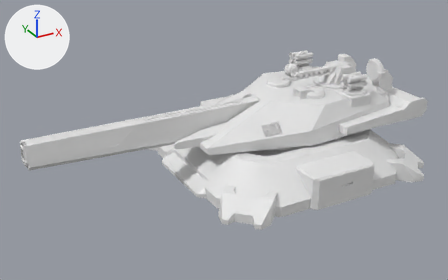
The Blender file src/SSR.Combat.UnityAsset/Assets/SSR/Mesh/t1电磁炮-1.blend: old version first, new version second.
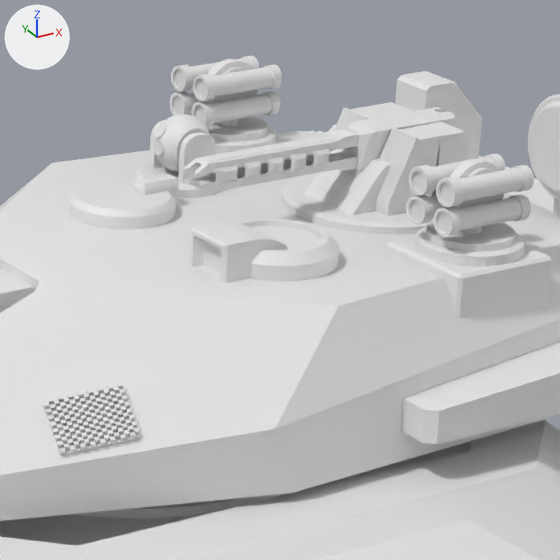
The first picture shows the older version from a 50 mm lens placed at (-26.3, -38.7, 21.9), pointed at (-5.2, -0.4, 2.7). The close-ups show the older and then the newer version on the part from 56% to 83% of the width and 14% to 57% of the height of that picture. Only the edits that show in the close-ups are written down. Lighting does not change. The marker at upper left points along +X, +Y and +Z.

The scene before the commit, as lines of its bpy script (objects in view):
```python
me_立方体_025 = bpy.data.meshes.new('立方体.025')
me_立方体_025.from_pydata(...)  # 132 vertices, 120 faces; spans x -6.25..1.41, y -0.45..0.45, z -0.81..0.42
me_立方体_036 = bpy.data.meshes.new('立方体.036')
me_立方体_036.from_pydata(...)  # 2312 vertices, 2964 faces; spans x -3.72..8.16, y -4.36..4.39, z 3.4..5.74
me_立方体_048 = bpy.data.meshes.new('立方体.048')
me_立方体_048.from_pydata(...)  # 300 vertices, 210 faces; spans x -0.67..0.67, y -9.84..0.64, z -1.0..1.0
me_立方体_048.polygons.foreach_set('use_smooth', [True] * 210)
ob_立方体_026 = bpy.data.objects.new('立方体.026', me_立方体_025)
ob_立方体_026.location = (5.49, -0.45, 6.95)
ob_立方体_026.scale = (0.687, 0.687, 0.687)
ob_立方体_027 = bpy.data.objects.new('立方体.027', me_立方体_036)
ob_立方体_027.location = (0.0, 0.0, 0.0)
ob_立方体_039 = bpy.data.objects.new('立方体.039', me_立方体_048)
ob_立方体_039.location = (3.55, -0.46, 6.83)
ob_立方体_039.rotation_euler = (-1.571, -1.571, 0.0)  # degrees (-90, -90, 0)
ob_立方体_039.scale = (0.241, 0.241, 0.241)
_m = ob_立方体_039.modifiers.new('Boolean', 'BOOLEAN')
_m.solver = 'FLOAT'
# also in view: 'Slice.010' at (3.6, -0.4, 6.9); '立方体.002' at (1.0, -0.5, 5.8); '炮管-外部' at (-9.9, 0.0, 4.2); '柱体.007' at (7.6, -2.3, 6.8); '柱体.030' at (4.4, -3.5, 6.9)
```
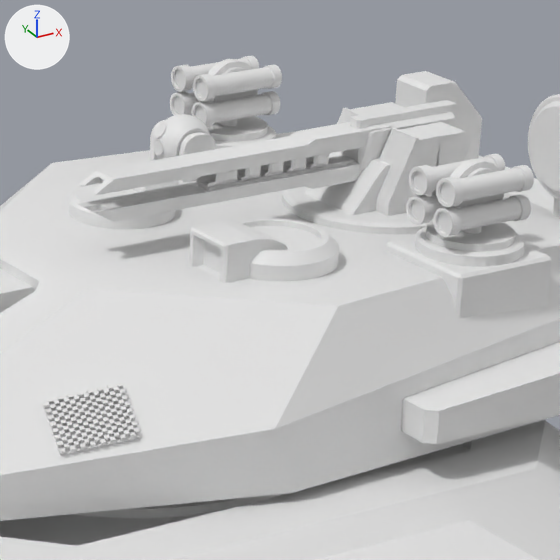
Where the newer file only moved an object's origin or applied its transform, the numbers keep the older frame.

Changed parts and their boxes [x1, y1, x2, y2] in the close-ups (560 x 560 px; the box of a moved part takes in the faces that stretch with it):
```json
{"object": "Slice.010", "change": "reshaped", "before": [182, 110, 440, 193], "after": [76, 100, 462, 222], "on screen": "49% wider, 46% taller"}
{"object": "立方体.026", "change": "rescaled", "before": [199, 107, 457, 193], "after": [198, 112, 457, 191]}
{"part": 1, "of": "me_立方体_025", "change": "moved or reshaped", "before": [342, 107, 457, 174], "after": [341, 112, 457, 171]}
{"part": 2, "of": "me_立方体_025", "change": "moved or reshaped", "after": [198, 156, 355, 191], "on screen": "not visible before"}
{"part": 3, "of": "me_立方体_025", "change": "moved or reshaped", "before": [199, 134, 338, 163], "on screen": "not visible afterwards"}
{"part": 4, "of": "me_立方体_048", "change": "moved or reshaped", "before": [199, 148, 329, 186], "after": [196, 154, 329, 187]}
```

Edits to the scene script, one JSON object a line:
```json
{"block": "me_立方体_025", "where": "# used by ob_立方体_026; location = (5.49, -0.45, 6.95); scale = (0.687, 0.687, 0.687)"}
{"op": "remove", "block": "me_立方体_025", "code": "me_立方体_025.from_pydata(...)  # 132 vertices, 120 faces; spans x -6.25..1.41, y -0.45..0.45, z -0.81..0.42"}
{"op": "add", "block": "me_立方体_025", "code": "me_立方体_025.from_pydata(...)  # 132 vertices, 120 faces; spans x -4.29..0.97, y -0.31..0.31, z -0.55..0.29"}
{"block": "me_立方体_025", "change": "me_立方体_025 part 1: the loose piece of 78 vertices spanning x -1.68..1.41, y -0.45..0.45, z -0.81..0.42 is scaled about the mesh origin by 0.687"}
{"block": "me_立方体_025", "change": "me_立方体_025 part 2: the loose piece of 24 vertices spanning x -6.25..-0.67, y -0.21..0.21, z -0.59..-0.42 is scaled about the mesh origin by 0.687"}
{"block": "me_立方体_025", "change": "me_立方体_025 part 3: the loose piece of 24 vertices spanning x -6.25..-0.67, y -0.21..0.21, z 0.06..0.23 is scaled about the mesh origin by 0.687"}
{"block": "me_立方体_025", "change": "other edits to the shape of me_立方体_025 do not show in these pictures"}
{"block": "me_立方体_048", "where": "# used by ob_立方体_039; location = (3.55, -0.46, 6.83); rotation_euler = (-1.571, -1.571, 0.0), in degrees (-90, -90, 0); scale = (0.241, 0.241, 0.241)"}
{"op": "remove", "block": "me_立方体_048", "code": "me_立方体_048.from_pydata(...)  # 300 vertices, 210 faces; spans x -0.67..0.67, y -9.84..0.64, z -1.0..1.0"}
{"op": "add", "block": "me_立方体_048", "code": "me_立方体_048.from_pydata(...)  # 300 vertices, 210 faces; spans x -2.37..0.16, y -0.24..0.24, z -0.16..0.16"}
{"block": "me_立方体_048", "change": "me_立方体_048 part 4: the whole mesh is multiplied about the mesh origin by the matrix ((0.0, 0.241, 0.0), (0.0, 0.0, 0.241), (0.241, 0.0, 0.0))"}
{"op": "set", "path": "ob_立方体_026.scale", "old": "(0.687, 0.687, 0.687)", "new": "(1.0, 1.0, 1.0)"}
```
